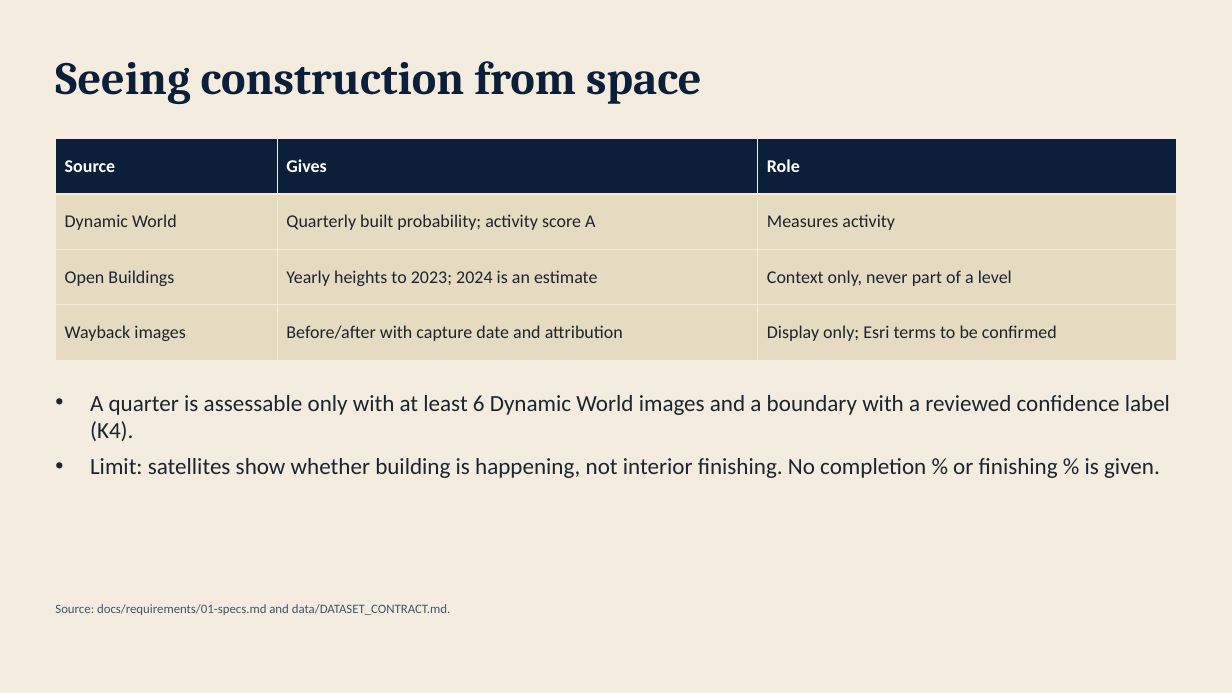
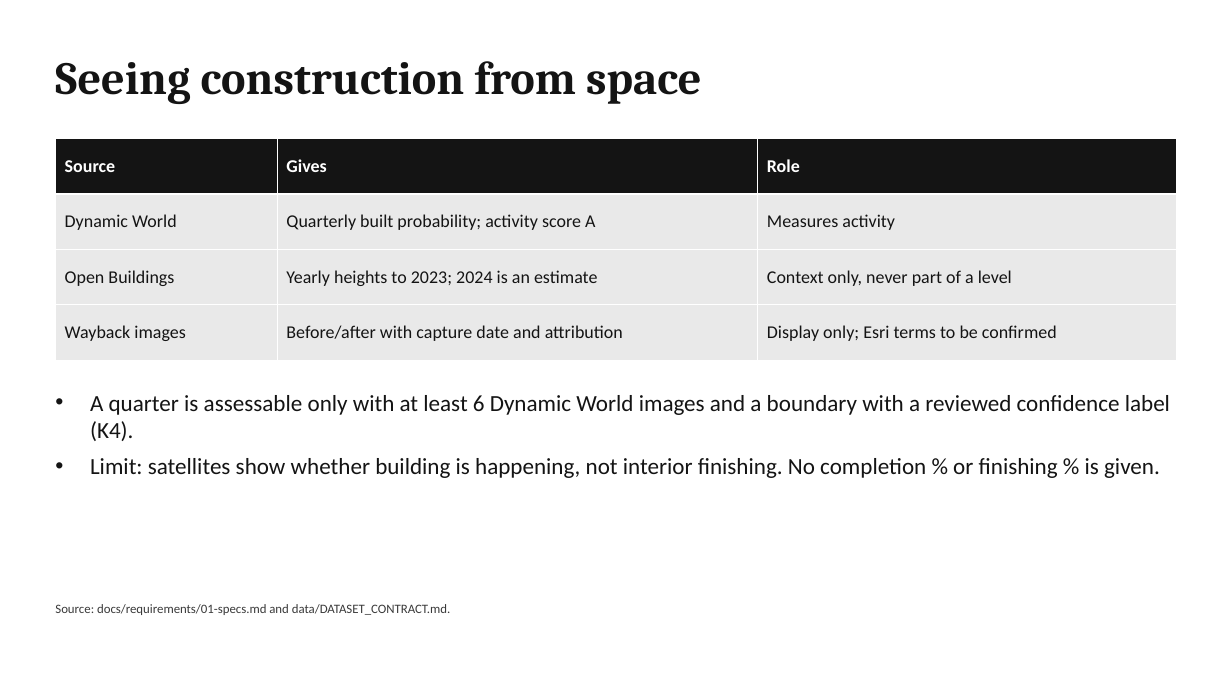
Before and after one commit to elsayedelmandoh/spaceeye-geoai, a slide deck: slide 4 of docs/deliverables/01-presentation.pptx. Drawn at 1232x693 pixels with LibreOffice and Linux fonts; fonts in the diff are those of the drawing. Boxes give left, top, right and bottom in pixels: in the first picture for what was removed or moved away, otherwise in the second. Text is boxed around its words. In the diff, an @@ line names an element or a change of style, - is before the commit and + after.

Commit message:
docs: recolor the deck to the ACUD red, black and white palette (T-EL-25)

```diff
--- a/docs/deliverables/01-presentation.pptx
+++ b/docs/deliverables/01-presentation.pptx
@@ background #F4EDDF to #FFFFFF @@
@@ text "Seeing construction from space" at [55, 61, 701, 104]: text colour #0B1F3A to #141414 @@
@@ table at [55, 139, 1177, 345] @@
@@ fill #0B1F3A to #141414 in row 1 @@
@@ fill #E6DAC1 to #E9E9E9 in 9 cells @@
@@ text colour #1B2430 to #141414 @@
@@ borders changed @@
@@ text "A quarter is assessable only ..." at [90, 395, 1170, 478]: text colour #1B2430 to #141414 @@
@@ text "Source: docs/requirements/01-specs.md and data/DATASET_CONTR ..." at [55, 604, 451, 615]: text colour #3E5670 to #3A3A3A @@
```
Also in this commit, not shown: 11 other slides changed.
